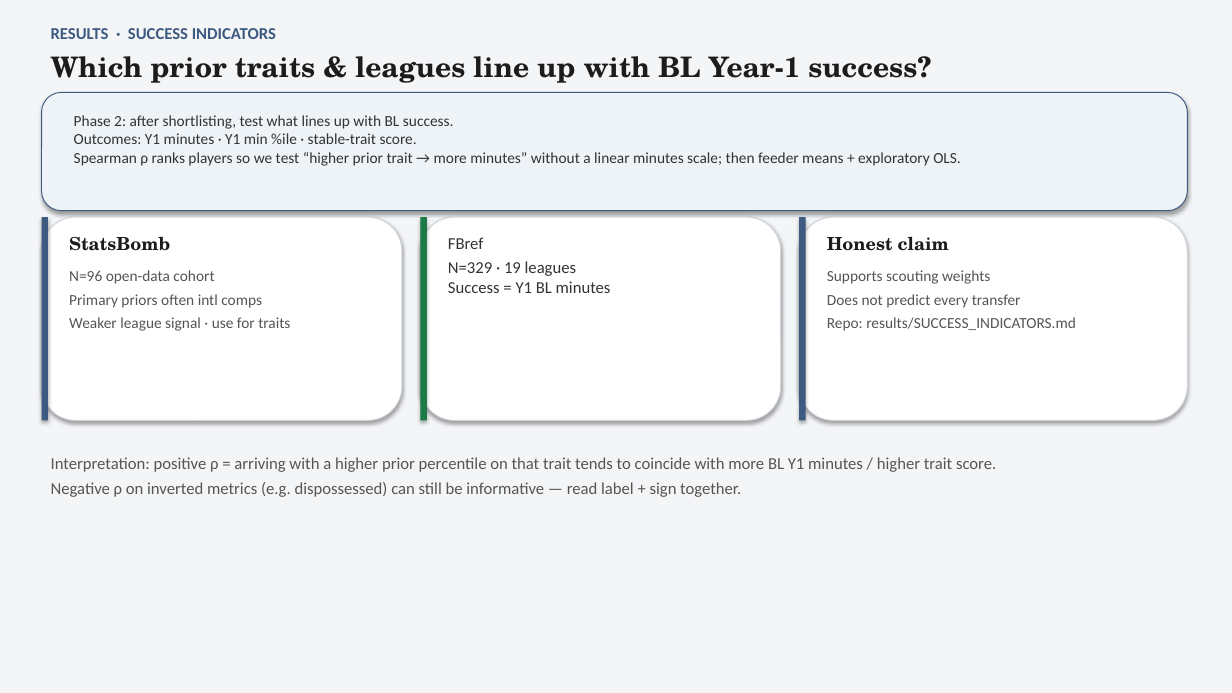
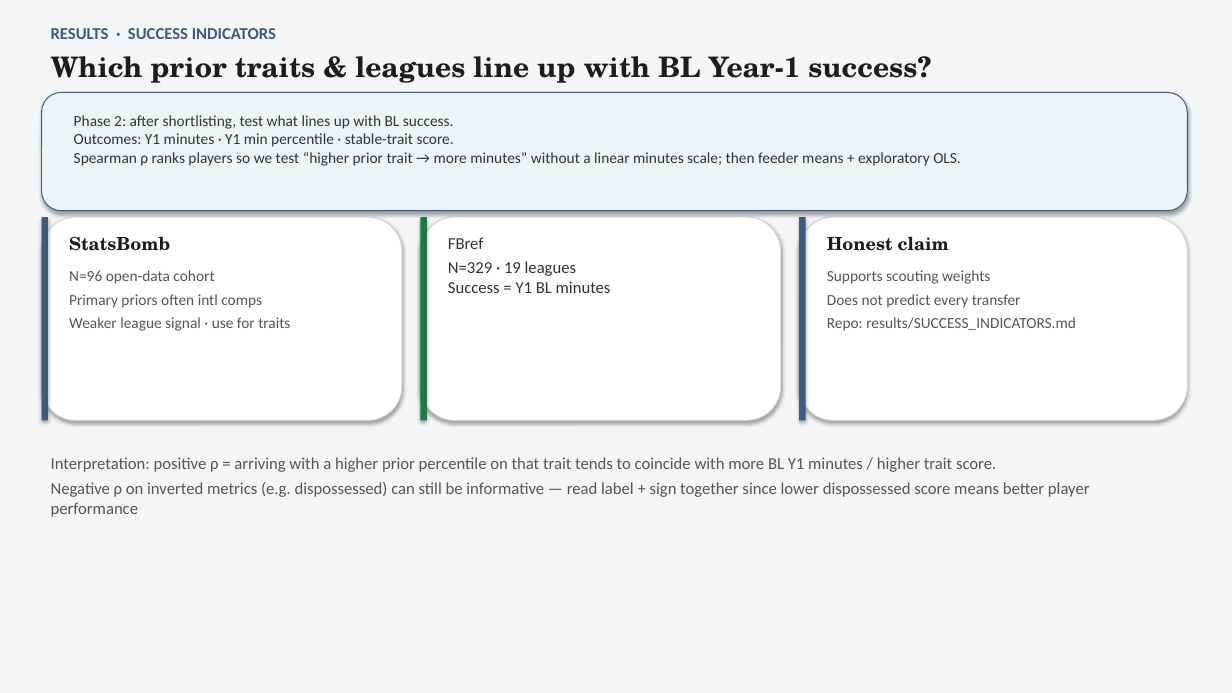
Before and after one commit to colbymorris08/bundesliga-transfer-traits, a slide deck: slide 13 of bundesliga_transfer_traits.pptx (slide 14 before the commit). Drawn at 1232x693 pixels with LibreOffice and Linux fonts; fonts in the diff are those of the drawing. Boxes give left, top, right and bottom in pixels: in the first picture for what was removed or moved away, otherwise in the second. Text is boxed around its words. In the diff, an @@ line names an element or a change of style, - is before the commit and + after.

```diff
--- a/bundesliga_transfer_traits.pptx
+++ b/bundesliga_transfer_traits.pptx
@@ text at [74, 115, 961, 166]: text changed @@
-Phase 2: after shortlisting, test what lines up with BL success.
-Outcomes: Y1 minutes · Y1 min %ile · stable-trait score.
-Spearman ρ ranks players so we test “higher prior trait → more minutes” without a linear minutes scale; then feeder means + exploratory OLS.
+Phase 2: after shortlisting, test what lines up with BL success.
+Outcomes: Y1 minutes · Y1 min percentile · stable-trait score.
+Spearman ρ ranks players so we test “higher prior trait → more minutes” without a linear minutes scale; then feeder means + exploratory OLS.
@@ text at [51, 482, 1090, 517]: text changed @@
-Negative ρ on inverted metrics (e.g. dispossessed) can still be informative — read label + sign together.
+Negative ρ on inverted metrics (e.g. dispossessed) can still be informative — read label + sign together since lower dispossessed score means better player performance
```
Also in this commit, not shown: 19 other slides changed, 1 slide added, 2 slides removed.
